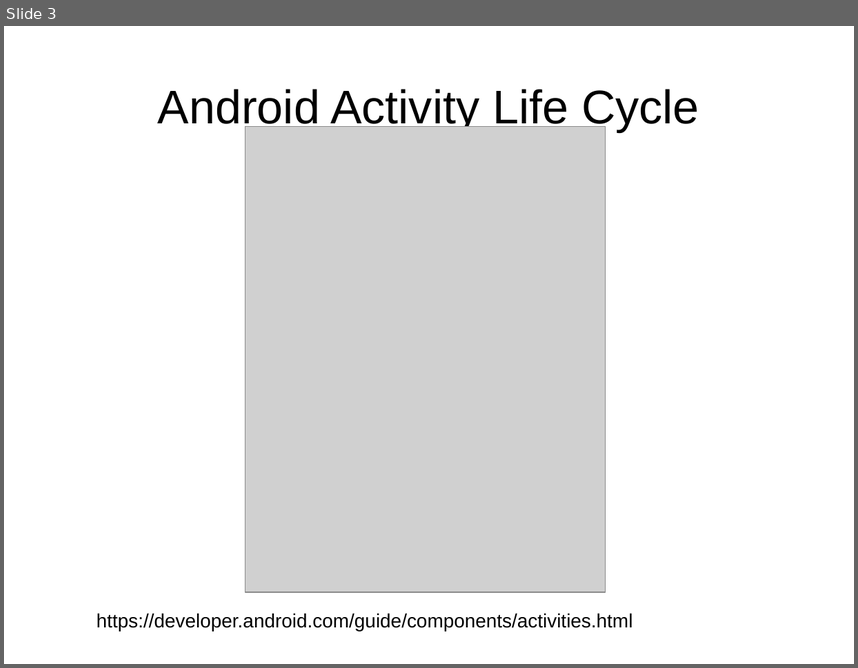
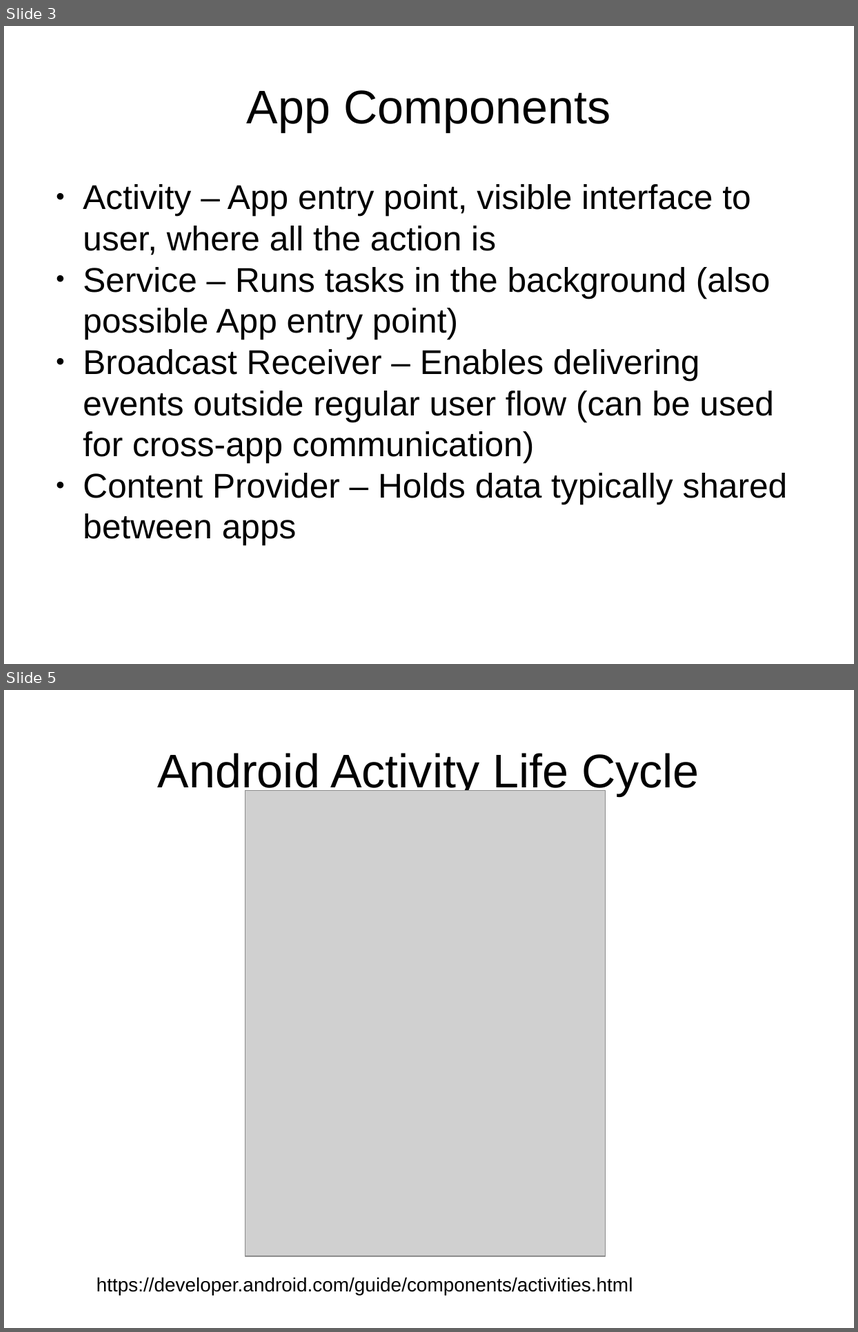
Before and after one commit to Bubblemelon/android-fall16-workshop, a slide deck: android.pptx. Shown one above the other, each under a label of ours: slide 3 before the commit, slides 3 and 5 after it; the slides between them are not shown. The pictures are 858x668 and 858x1332 pixels, drawn with LibreOffice and Linux fonts; fonts in the diff are those of the drawing; grey boxes stand for pictures. Boxes give left, top, right and bottom in pixels: in the first picture for what was removed or moved away, otherwise in the second. Text is boxed around its words. In the diff, an @@ line names an element or a change of style, - is before the commit and + after.

```diff
--- a/android.pptx
+++ b/android.pptx
@@ slide 3 added at [4, 26, 854, 664], background #FFFFFF @@
@@ text added at [247, 90, 611, 132], 44 pt, text #000000 @@
+App Components
@@ text added at [83, 184, 788, 545], 32 pt, text #000000 @@
+● Activity – App entry point, visible interface to user, where all the action is
+● Service – Runs tasks in the background (also possible App entry point)
+● Broadcast Receiver – Enables delivering events outside regular user flow (can be used for cross-app communication)
+● Content Provider – Holds data typically shared between apps
@@ what was slide 3 is now slide 5 @@
```
Also in this commit, not shown: 3 slides changed, 2 other slides added.
